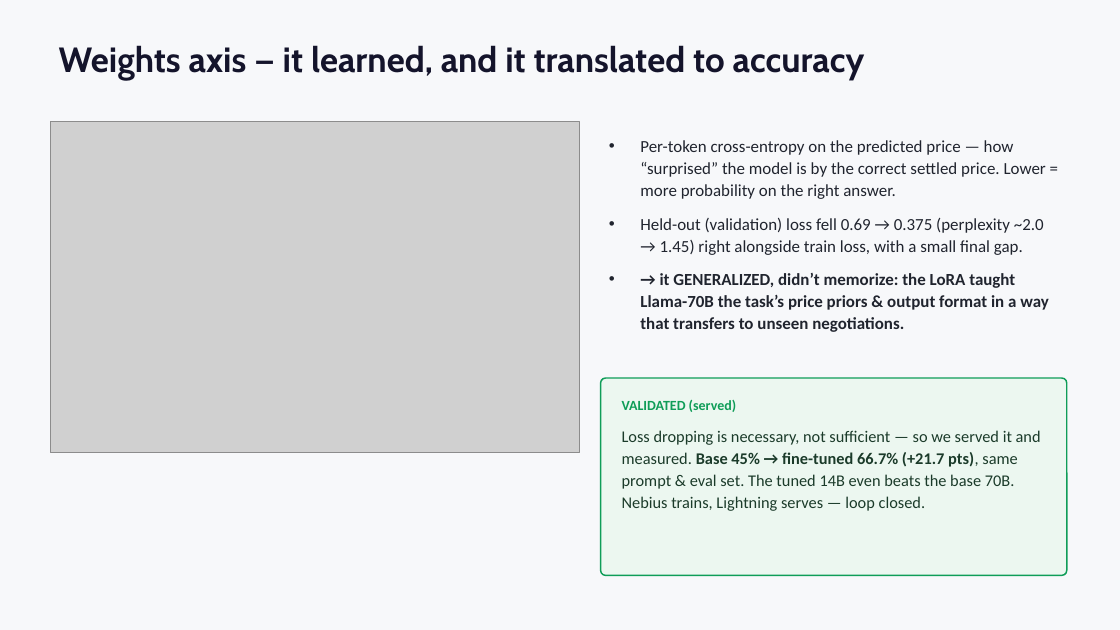
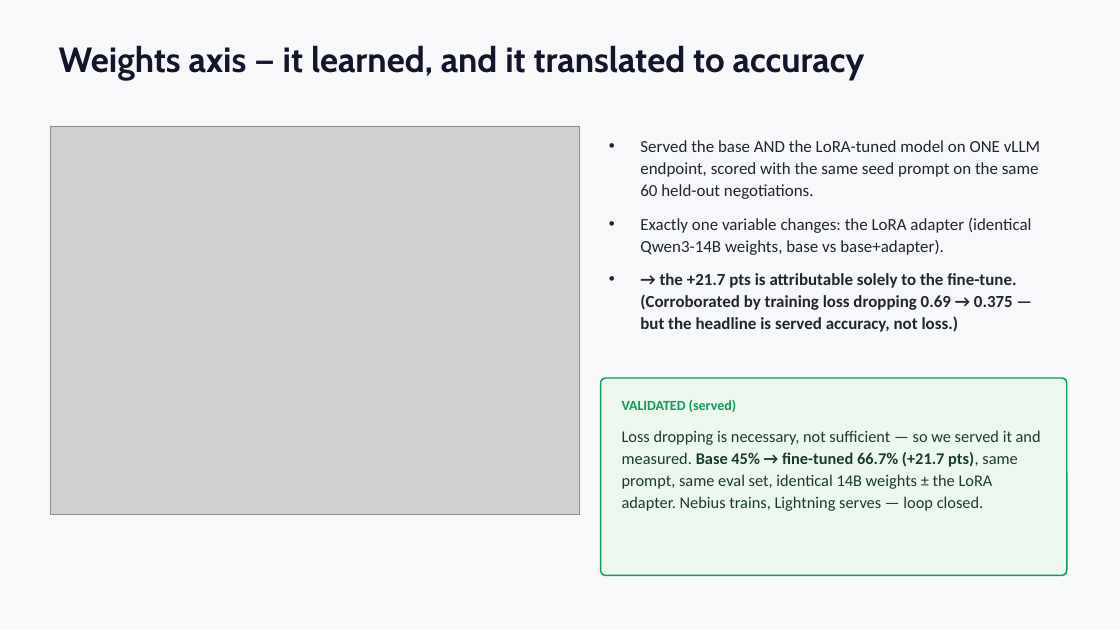
Before and after one commit to Leapfrogger-ai/oss-sia-haggle, a slide deck: slide 3 of demo/Haggle_SIA_Nebius.pptx. Drawn at 1120x630 pixels with LibreOffice and Linux fonts; fonts in the diff are those of the drawing; grey boxes stand for pictures. Boxes give left, top, right and bottom in pixels: in the first picture for what was removed or moved away, otherwise in the second. Text is boxed around its words. In the diff, an @@ line names an element or a change of style, - is before the commit and + after.

```diff
--- a/demo/Haggle_SIA_Nebius.pptx
+++ b/demo/Haggle_SIA_Nebius.pptx
@@ picture: place and size @@
-picture at [50,122,580,453]
+picture at [50,126,580,514]
@@ text at [640,140,1040,332]: text changed @@
-• Per-token cross-entropy on the predicted price — how “surprised” the model is by the correct settled price. Lower = more probability on the right answer.
-• Held-out (validation) loss fell 0.69 → 0.375 (perplexity ~2.0 → 1.45) right alongside train loss, with a small final gap.
-• → it GENERALIZED, didn’t memorize: the LoRA taught Llama-70B the task’s price priors & output format in a way that transfers to unseen negotiations.
+• Served the base AND the LoRA-tuned model on ONE vLLM endpoint, scored with the same seed prompt on the same 60 held-out negotiations.
+• Exactly one variable changes: the LoRA adapter (identical Qwen3-14B weights, base vs base+adapter).
+• → the +21.7 pts is attributable solely to the fine-tune. (Corroborated by training loss dropping 0.69 → 0.375 — but the headline is served accuracy, not loss.)
@@ text at [622,430,1041,511]: text changed @@
-Loss dropping is necessary, not sufficient — so we served it and measured. Base 45% → fine-tuned 66.7% (+21.7 pts), same prompt & eval set. The tuned 14B even beats the base 70B. Nebius trains, Lightning serves — loop closed.
+Loss dropping is necessary, not sufficient — so we served it and measured. Base 45% → fine-tuned 66.7% (+21.7 pts), same prompt, same eval set, identical 14B weights ± the LoRA adapter. Nebius trains, Lightning serves — loop closed.
```
Also in this commit, not shown: 1 other slide changed, 9 other files.
